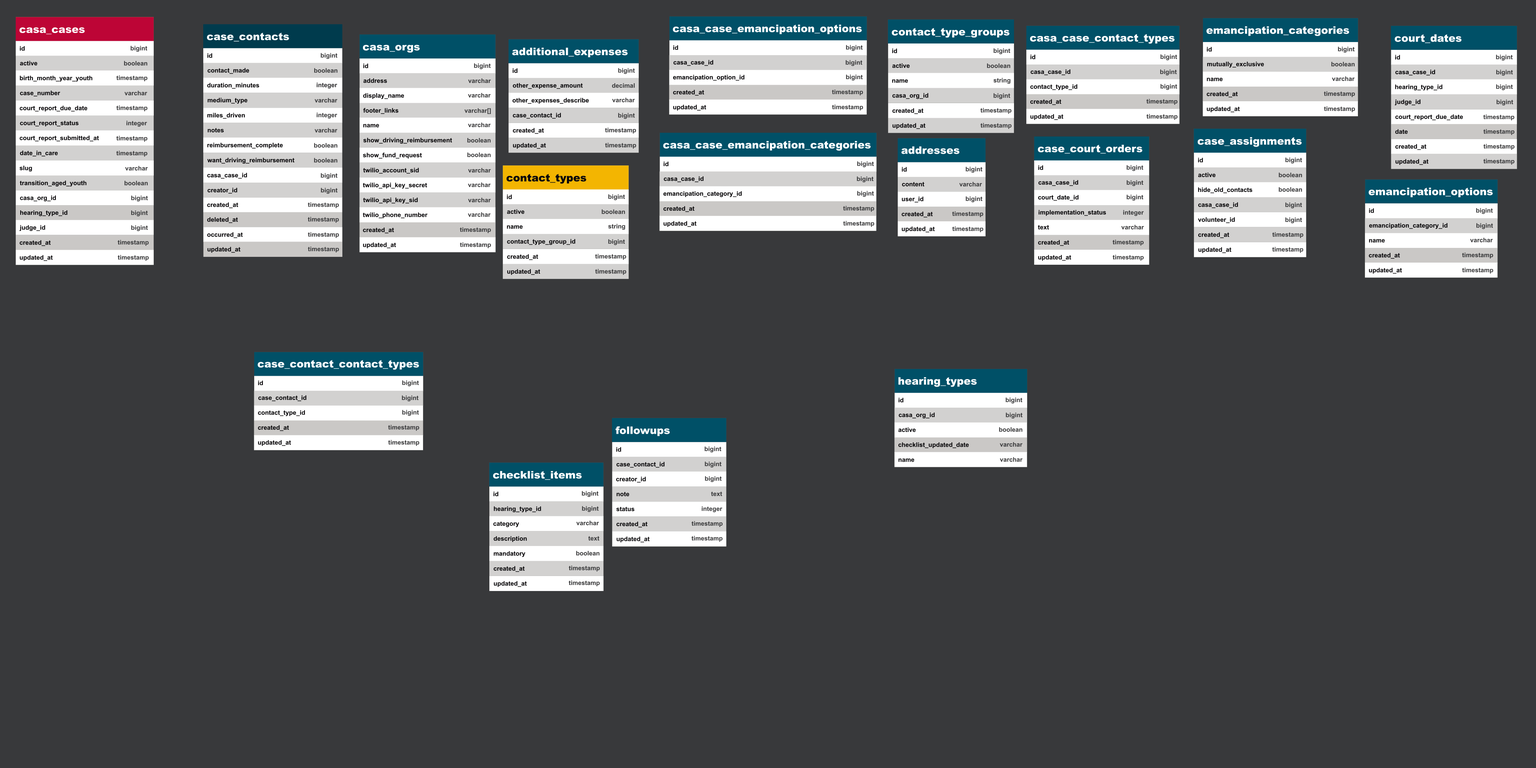
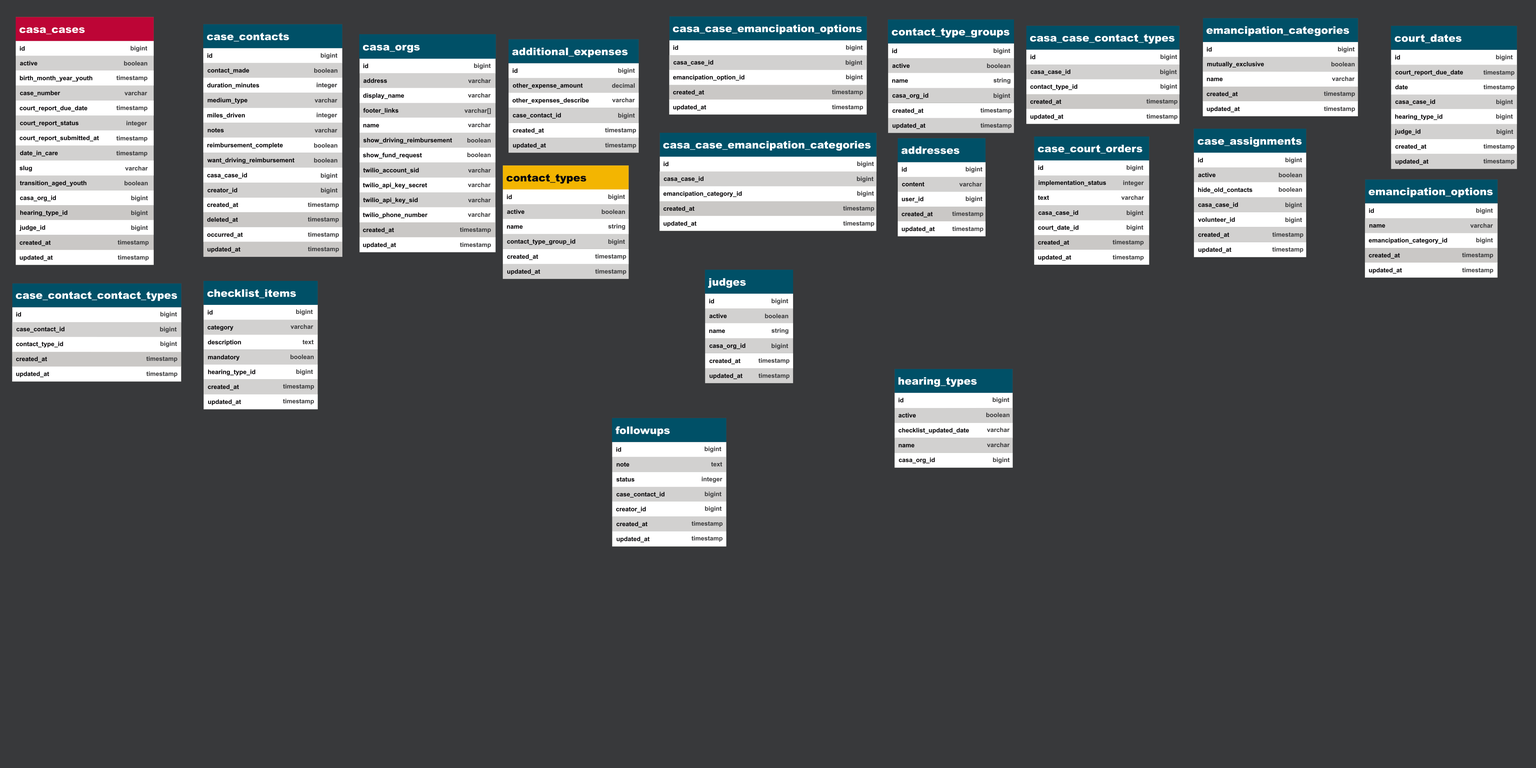
Layers edited between the first and the second w=1536, h=768 image:
pixels changed over 11, 23, 1518, 592 (layer not identified)
